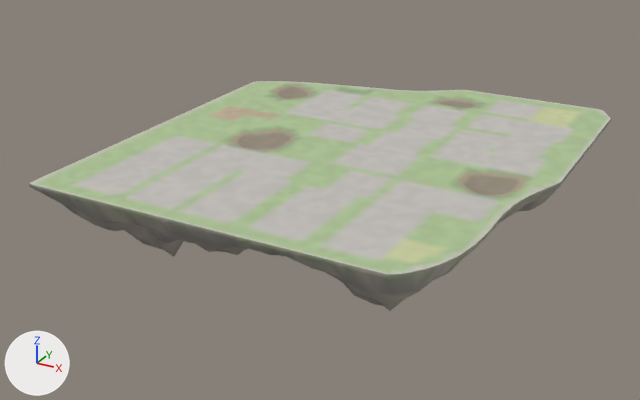
One commit to the glTF model godot_project/remake/sky/islands/SKY-005.rock.glb: the scene before it, then after it.
Both versions are drawn from a camera (50 mm lens) standing at (179.0, -351.0, 146.0) and looking at (-13.0, -3.0, -29.0). Lighting does not change. The marker at lower left points along +X, +Y and +Z. The older version comes first.

In view in the first picture: 'deck-col', 'rock'.
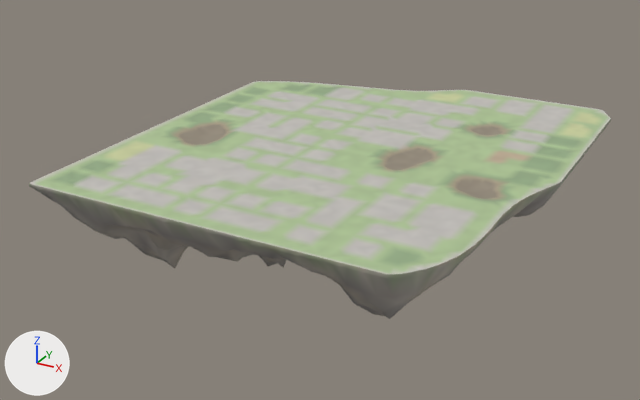
Boxes [x1, y1, x2, y2] around the edits, measured in the pictures (640 x 400 px; the box of a moved part takes in the faces that stretch with it):
```json
{"object": "rock", "change": "rescaled", "before": [29, 119, 611, 311], "after": [29, 119, 611, 319]}
{"part": 1, "of": "me_deck_col", "change": "moved or reshaped", "before": [377, 96, 532, 199], "after": [373, 97, 532, 201]}
{"part": 2, "of": "me_deck_col", "change": "moved or reshaped", "before": [170, 120, 302, 152], "after": [170, 119, 299, 151]}
{"part": 3, "of": "me_deck_col", "change": "built on", "before": [270, 83, 316, 100], "after": [270, 85, 319, 100]}
{"part": 4, "of": "me_deck_col", "change": "recoloured", "before": [53, 82, 602, 268], "after": [53, 82, 602, 268]}
{"part": 5, "of": "me_rock", "change": "moved or reshaped", "before": [39, 191, 553, 311], "after": [39, 191, 554, 319]}
```

Edits to the scene script, one JSON object a line:
```json
{"block": "me_deck_col", "where": "# used by ob_deck_col; location = (0.0, 0.0, 0.0)"}
{"op": "remove", "block": "me_deck_col", "code": "me_deck_col.from_pydata(...)  # 2938 vertices, 5614 faces; spans x -98.0..100.0, y -105.0..117.0, z -2.0..0.0"}
{"op": "add", "block": "me_deck_col", "code": "me_deck_col.from_pydata(...)  # 2942 vertices, 5622 faces; spans x -98.0..100.0, y -105.0..117.0, z -2.0..0.0"}
{"block": "me_deck_col", "change": "me_deck_col part 1: 28 vertices moved from x 13.0..83.0, y -21.0..97.0, z -2.0..0.0 to x 18.0..82.0, y -18.0..97.0, z -2.0..0.0; 165 vertices removed from x 10.0..86.0, y -23.0..97.0, z -2.0..0.0; 223 vertices added at x 14.0..86.0, y -26.0..97.0, z -2.0..0.0"}
{"block": "me_deck_col", "change": "me_deck_col part 2: 26 vertices moved from x -78.0..-28.0, y -23.0..-1.0, z -2.0..0.0 to x -81.0..-30.0, y -23.0..-3.0, z -2.0..0.0; 113 vertices removed from x -82.0..-28.0, y -27.0..5.0, z -2.0..0.0; 114 vertices added at x -83.0..-30.0, y -31.0..5.0, z -2.0..0.0"}
{"block": "me_deck_col", "change": "me_deck_col part 3: 6 vertices moved from x -70.0..-66.0, y 61.0..76.0, z -2.0..0.0 to x -70.0..-66.0, y 61.0..73.0, z 0.0; 71 vertices removed from x -78.0..-58.0, y 53.0..77.0, z -2.0..0.0; 16 vertices added at x -78.0..-58.0, y 57.0..73.0, z 0.0"}
{"block": "me_deck_col", "change": "me_deck_col part 4: 1731 kept faces spanning x -94.0..98.0, y -99.0..113.0, z -2.0..0.0 get new vertex colours"}
{"block": "me_rock", "where": "# used by ob_rock; location = (0.0, 0.0, 0.0)"}
{"op": "remove", "block": "me_rock", "code": "me_rock.from_pydata(...)  # 1564 vertices, 2866 faces; spans x -98.0..100.0, y -105.0..117.0, z -45.0..0.0"}
{"op": "add", "block": "me_rock", "code": "me_rock.from_pydata(...)  # 1564 vertices, 2866 faces; spans x -98.0..100.0, y -105.0..117.0, z -51.0..0.0"}
{"block": "me_rock", "change": "me_rock part 5: the whole mesh is scaled about the mesh origin by (1, 1, 1.15)"}
```
